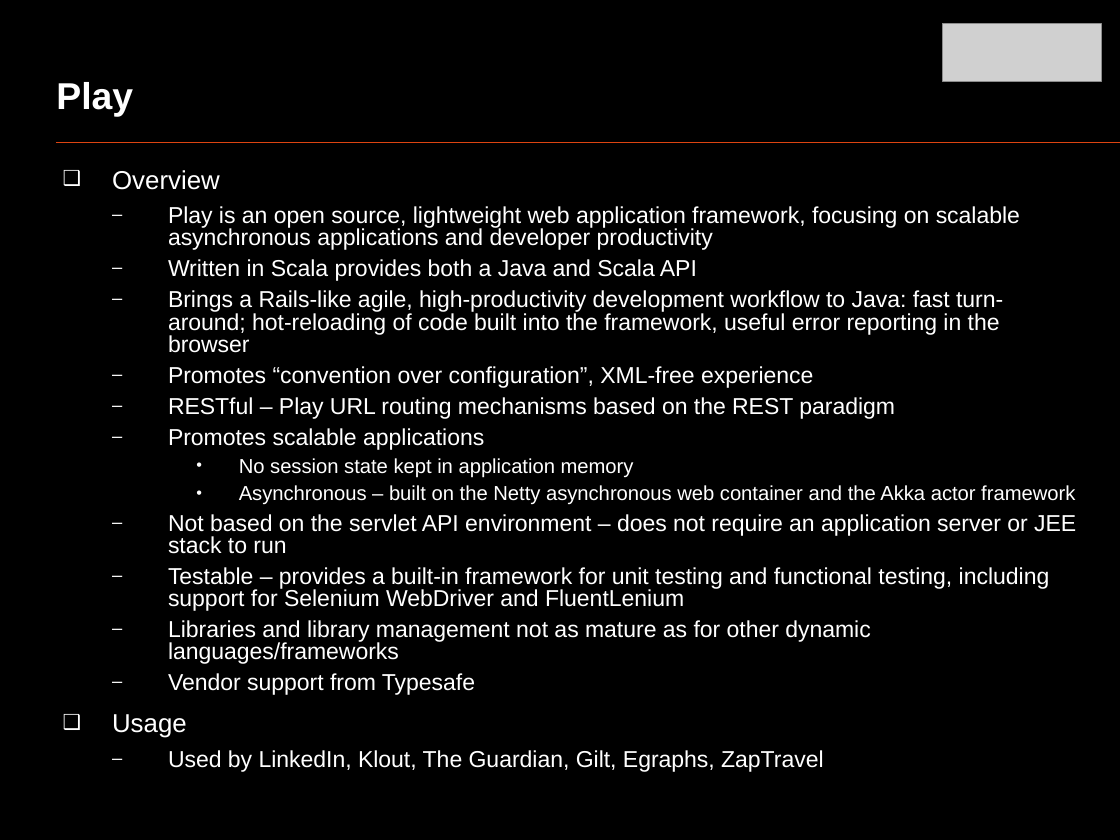
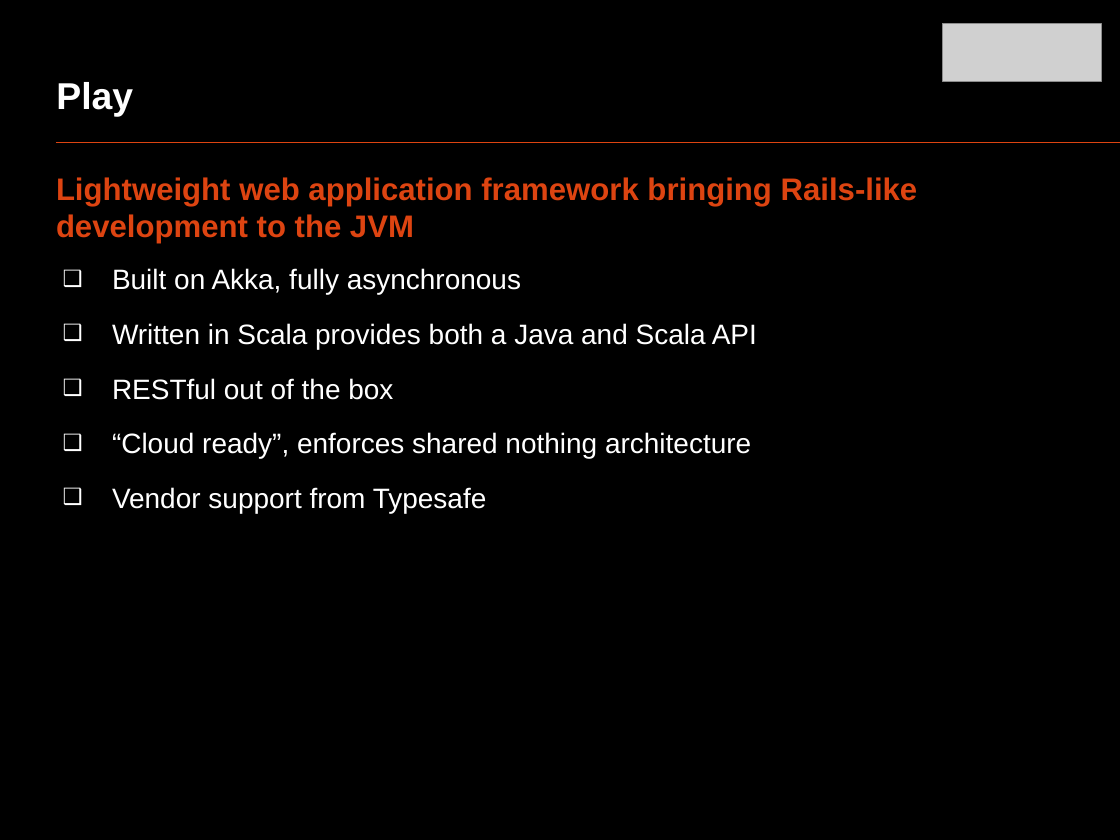
Before and after one commit to oscarrenalias/openslava-2013, a slide deck: slide 21 of Dynamic languages/OpenSlava 2013 - Dynamic languages.pptx (slide 14 before the commit). Drawn at 1120x840 pixels with LibreOffice and Linux fonts; fonts in the diff are those of the drawing; grey boxes stand for pictures. Boxes give left, top, right and bottom in pixels: in the first picture for what was removed or moved away, otherwise in the second. Text is boxed around its words. In the diff, an @@ line names an element or a change of style, - is before the commit and + after.

```diff
--- a/Dynamic languages/OpenSlava 2013 - Dynamic languages.pptx
+++ b/Dynamic languages/OpenSlava 2013 - Dynamic languages.pptx
@@ text at box(56, 177, 918, 294): text changed; size 14.8 to 20 pt; text colour #FFFFFF to #DD4411; bold on @@
-  ❑ Overview
-    – Play is an open source, lightweight web application framework, focusing on scalable asynchronous applications and developer productivity
+Lightweight web application framework bringing Rails-like development to the JVM
+  ❑ Built on Akka, fully asynchronous
@@ text at box(112, 323, 757, 513): size 14.8 to 18 pt in "Written in Scala provides both a Java ...", "Vendor support from Typesafe"; bullet – to ❑; list level 3 to 2 in "Written in Scala provides both ..."; line spacing 0.8 to 1; list level 3 to 2 in "Vendor support from Typesafe" @@
@@ text at box(112, 378, 751, 458): text changed; size 14.8 to 18 pt @@
-    – Brings a Rails-like agile, high-productivity development workflow to Java: fast turn-around; hot-reloading of code built into the framework, useful error reporting in the browser
-    – Promotes “convention over configuration”, XML-free experience
-    – RESTful – Play URL routing mechanisms based on the REST paradigm
-    – Promotes scalable applications
-      • No session state kept in application memory
-      • Asynchronous – built on the Netty asynchronous web container and the Akka actor framework
-    – Not based on the servlet API environment – does not require an application server or JEE stack to run
-    – Testable – provides a built-in framework for unit testing and functional testing, including support for Selenium WebDriver and FluentLenium
-    – Libraries and library management not as mature as for other dynamic languages/frameworks
+  ❑ RESTful out of the box
+  ❑ “Cloud ready”, enforces shared nothing architecture
@@ text at box(112, 714, 823, 772): paragraphs removed @@
-  ❑ Usage
-    – Used by LinkedIn, Klout, The Guardian, Gilt, Egraphs, ZapTravel
```
Also in this commit, not shown: 11 other slides changed, 9 slides added.
